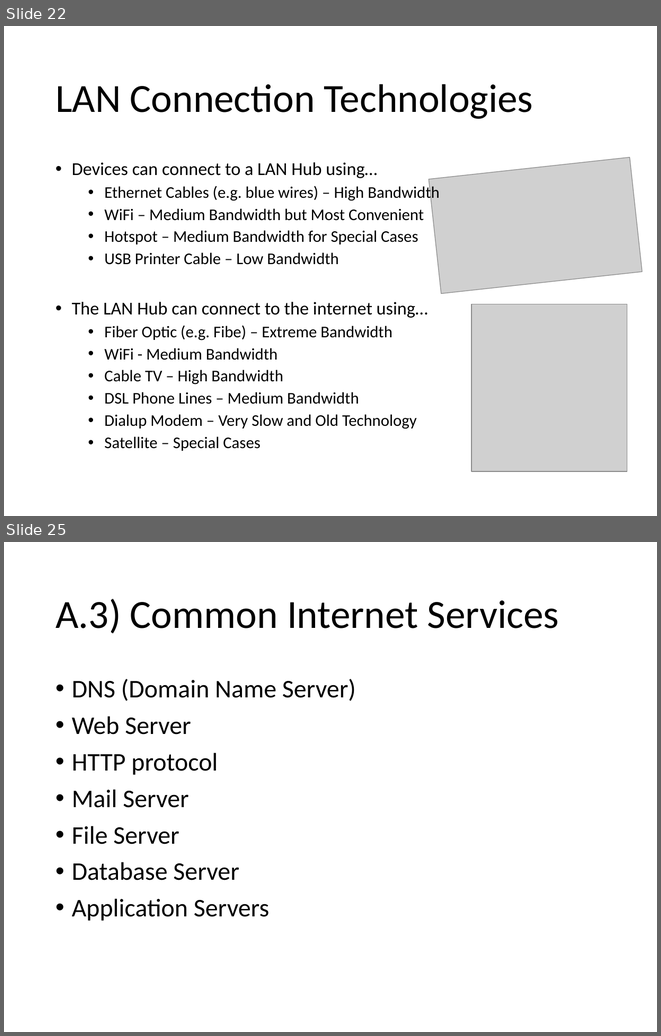
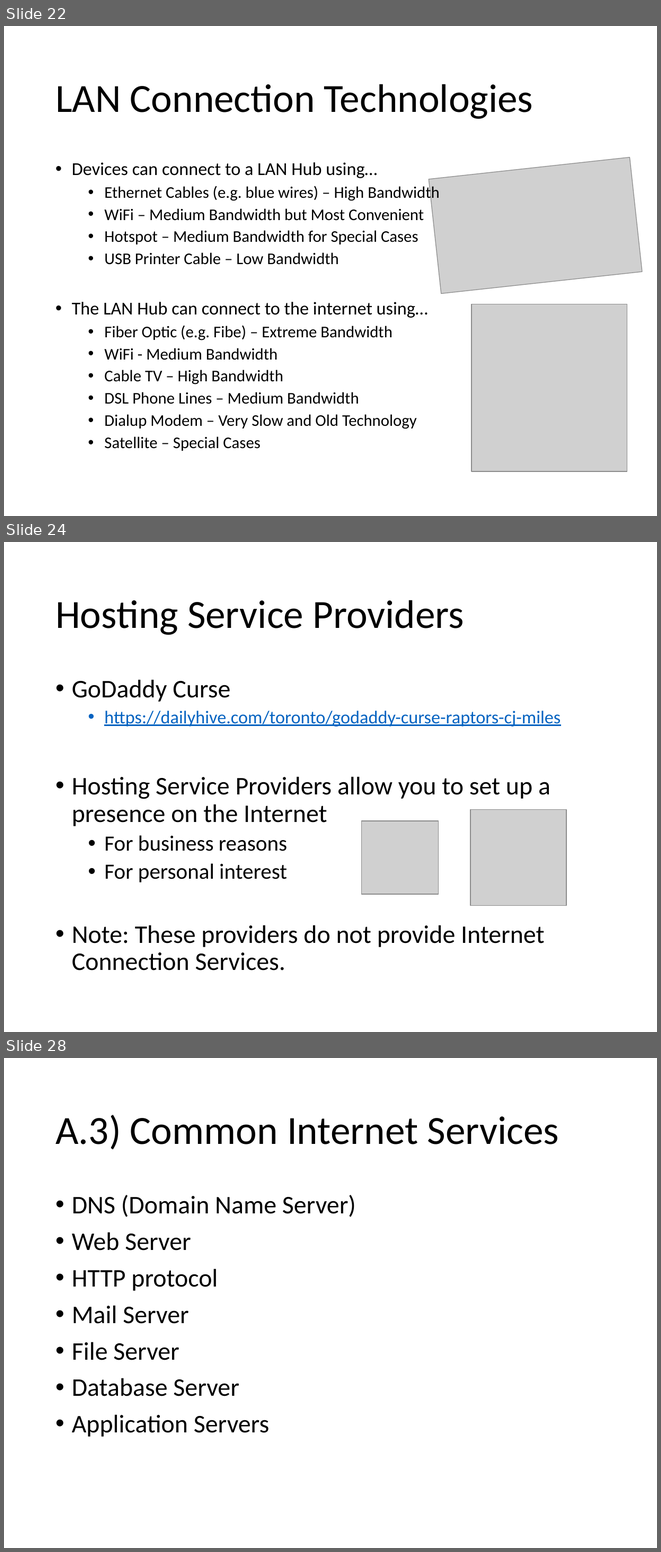
Before and after one commit to Greg5519/ICS2O0, a slide deck: Topic A Understanding Computers/A.8 Lesson - World Wide Web.pptx. Shown one above the other, each under a label of ours: slides 22 and 25 before the commit, slides 22, 24 and 28 after it; the slides between them are not shown. The pictures are 661x1036 and 661x1552 pixels, drawn with LibreOffice and Linux fonts; fonts in the diff are those of the drawing; grey boxes stand for pictures. Boxes give left, top, right and bottom in pixels: in the first picture for what was removed or moved away, otherwise in the second. Text is boxed around its words. In the diff, an @@ line names an element or a change of style, - is before the commit and + after.

```diff
--- a/Topic A Understanding Computers/A.8 Lesson - World Wide Web.pptx
+++ b/Topic A Understanding Computers/A.8 Lesson - World Wide Web.pptx
@@ slide 24 added at box(4, 542, 657, 1032), background #FFFFFF @@
@@ title added at box(55, 600, 464, 635), 44 pt, text #000000 @@
+Hosting Service Providers
@@ text added at box(72, 679, 560, 970), 28 pt, text #000000 @@
+• GoDaddy Curse
+  • https://dailyhive.com/toronto/godaddy-curse-raptors-cj-miles
+• Hosting Service Providers allow you to set up a presence on the Internet
+  • For business reasons
+  • For personal interest
+• Note: These providers do not provide Internet Connection Services.
@@ picture added at box(470, 809, 566, 905) @@
@@ picture added at box(362, 821, 439, 894) @@
@@ what was slide 25 is now slide 28 @@
```
Also in this commit, not shown: 2 slides changed, 2 other slides added, 2 other files.
